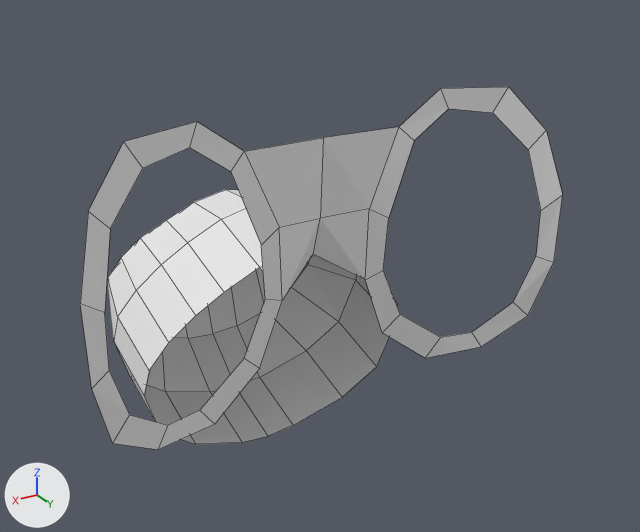
Two versions of the Blender file mario.blend, one commit apart.
One viewpoint serves both versions: a 50 mm lens placed at (0.411, 0.522, 1.102), pointed at (-0.049, -0.244, 0.719). Lighting does not change. The marker at lower left points along +X, +Y and +Z. Mesh edges are drawn as thin lines.

Script lines for the objects in view, before the commit:
```python
me_plano = bpy.data.meshes.new('Plano')
me_plano.from_pydata(...)  # 84 vertices, 60 faces, 1 loose edge; spans x 0.0..0.253, y 0.493..0.923, z 0.097..0.461
ob_plano = bpy.data.objects.new('Plano', me_plano)
ob_plano.location = (0.0, 0.0, 0.0)
ob_plano.rotation_euler = (1.571, 0.0, 0.0)  # degrees (90, 0, 0)
_m = ob_plano.modifiers.new('Espelhar', 'MIRROR')
```
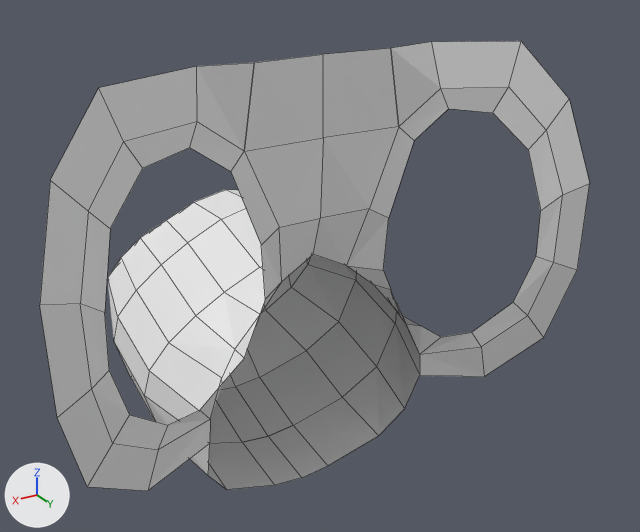
Commit message: finalizando mascara do rosto

Location of each change, [x1, y1, x2, y2] in pixels of the pictures (640 x 532 px):
'Plano', reshaped (14% wider, 24% taller): before [80, 87, 562, 450]; after [40, 41, 590, 491]
part 1 of me_plano, built on: before [158, 209, 481, 450]; after [40, 41, 590, 491]

What the commit changed:
me_plano is used by ob_plano; location (0.0, 0.0, 0.0); rotation (1.571, 0.0, 0.0), in degrees (90, 0, 0).
me_plano had 84 vertices, 60 faces, 1 loose edge and spanned x 0.0..0.253, y 0.493..0.923, z 0.097..0.461.
me_plano now has 117 vertices, 90 faces, 1 loose edge and spans x 0.0..0.284, y 0.483..0.966, z 0.091..0.461.
Part 1, on me_plano:
2 vertices are removed from x 0.072..0.126, y 0.628..0.67, z 0.149..0.156.
3 faces are deleted.
1 vertex moves from x 0.047, y 0.738, z 0.153 to x 0.038, y 0.748, z 0.173.
35 vertices are added at x 0.0..0.284, y 0.483..0.966, z 0.091..0.284.
33 new faces join them.
